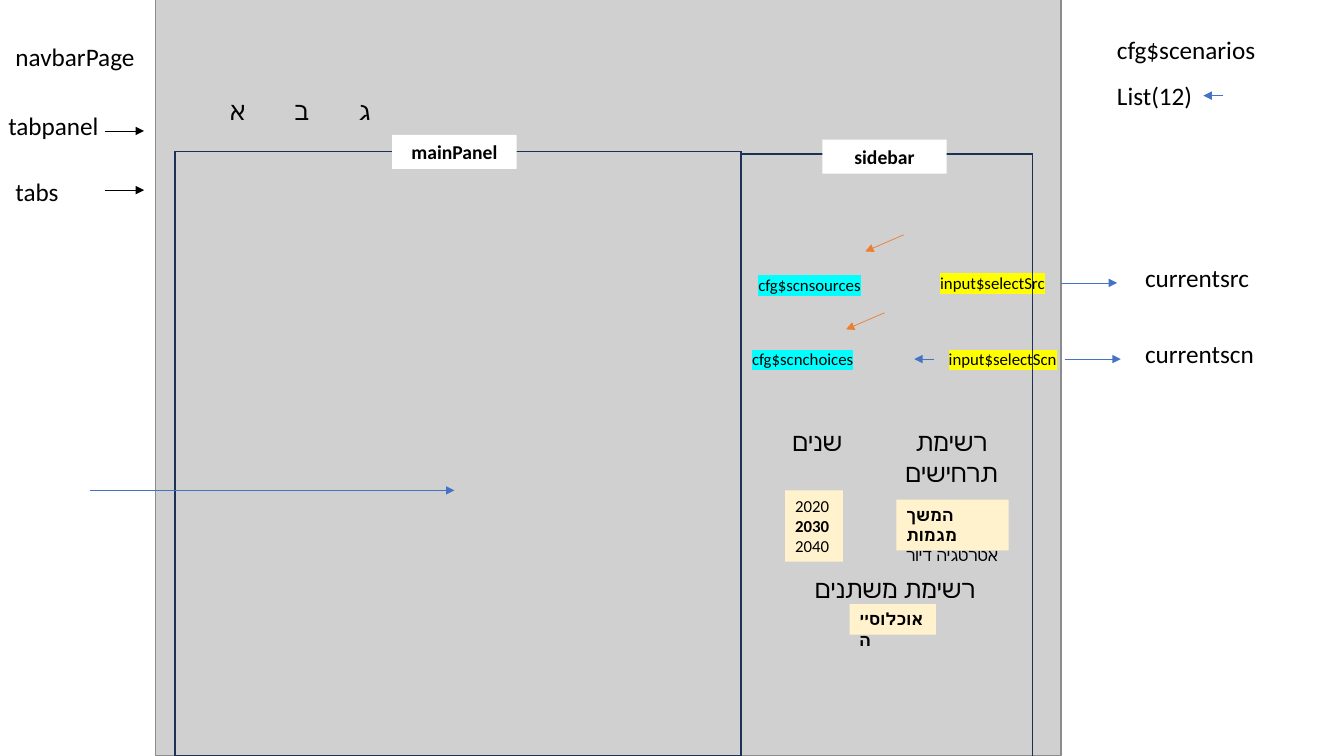
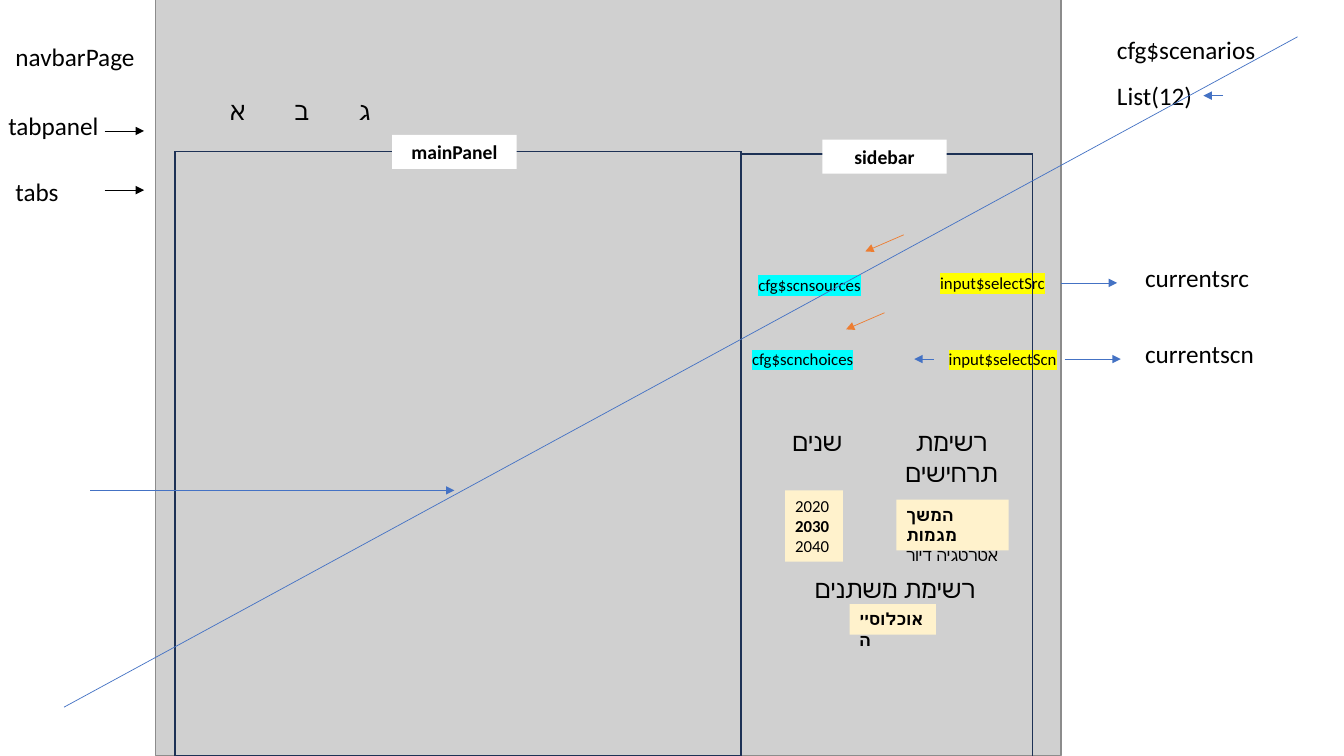
Before and after one commit to MOTRoundTables/ScenarioBank, a slide deck: slide 13 of doc/ScnLibApp.pptx (slide 10 before the commit). Drawn at 1344x756 pixels with LibreOffice and Linux fonts; fonts in the diff are those of the drawing; grey boxes stand for pictures. Boxes give left, top, right and bottom in pixels: in the first picture for what was removed or moved away, otherwise in the second. Text is boxed around its words. In the diff, an @@ line names an element or a change of style, - is before the commit and + after.

```diff
--- a/doc/ScnLibApp.pptx
+++ b/doc/ScnLibApp.pptx
@@ line added from (64, 708) to (1298, 37), #4472C4 0.5 pt @@
```
Also in this commit, not shown: 1 other slide changed, 2 slides added, 1 slide removed, 10 other files.
